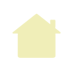
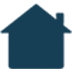
Two versions of the same layered image (w=72, h=72). Layer-by-layer changes:
painted on "스크린샷 2017-08-14 21.18.01" over [0, 3, 72, 69]
